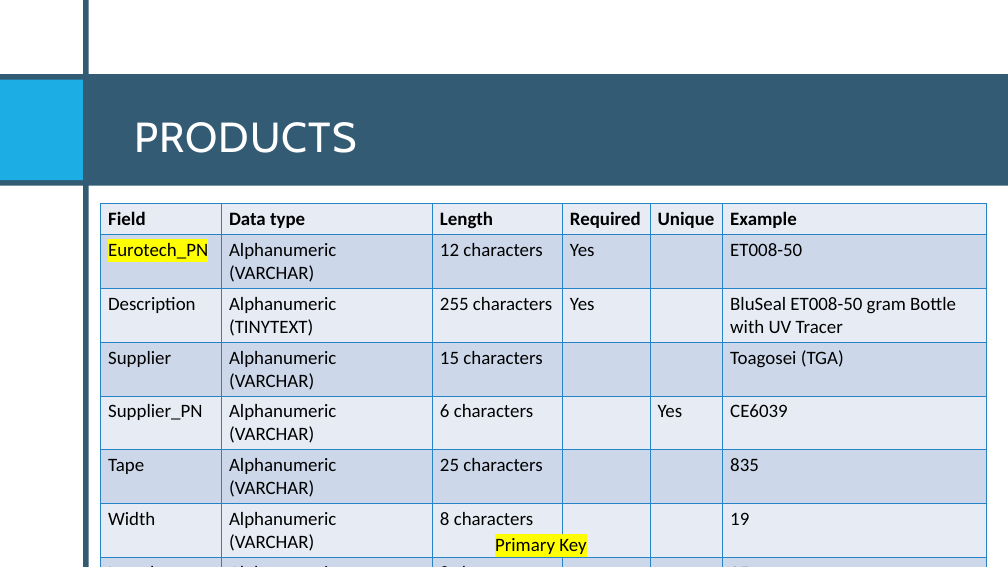
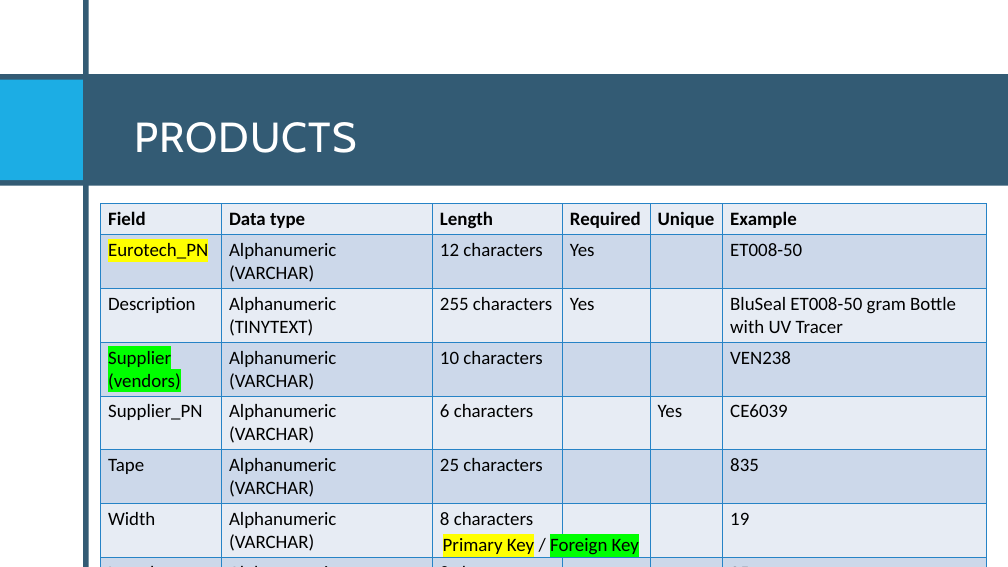
Before and after one commit to Santiago-004/proyecto, a slide deck: slide 7 of Proyecto Final (1).pptx (slide 6 before the commit). Drawn at 1008x567 pixels with LibreOffice and Linux fonts; fonts in the diff are those of the drawing. Boxes give left, top, right and bottom in pixels: in the first picture for what was removed or moved away, otherwise in the second. Text is boxed around its words. In the diff, an @@ line names an element or a change of style, - is before the commit and + after.

```diff
--- a/Proyecto Final (1).pptx
+++ b/Proyecto Final (1).pptx
@@ table at [101,204,987,555] @@
-row 4: Supplier | Alphanumeric (VARCHAR) | 15 characters |  |  | Toagosei (TGA)
+row 4: Supplier / (vendors) | Alphanumeric (VARCHAR) | 10 characters |  |  | VEN238
@@ text at [443,538,639,555]: text changed @@
-Primary Key
+Primary Key / Foreign Key
```
